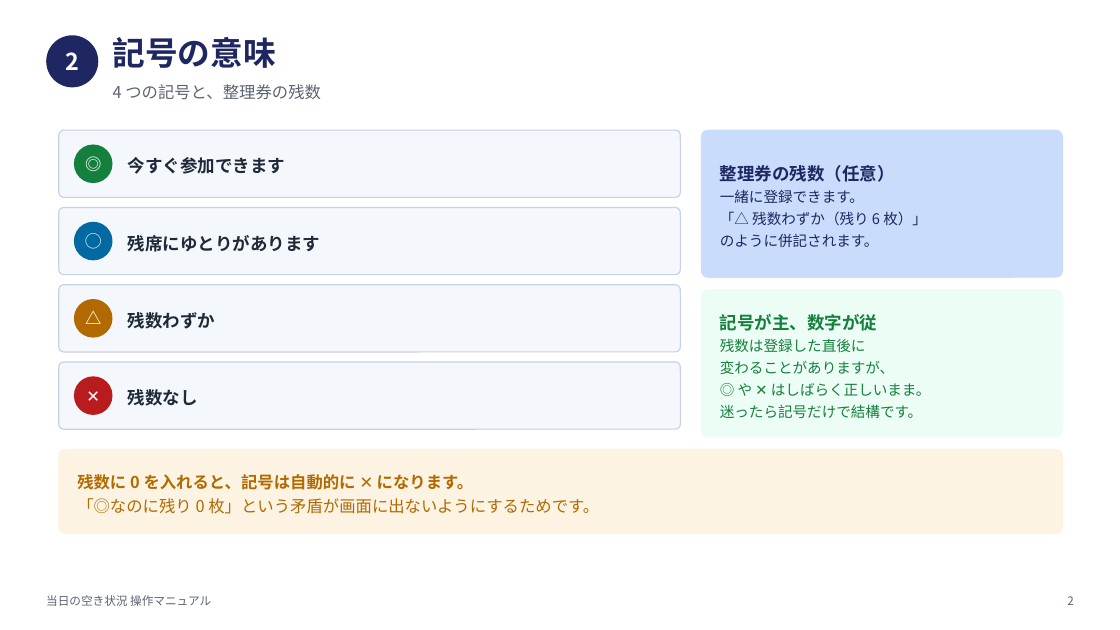
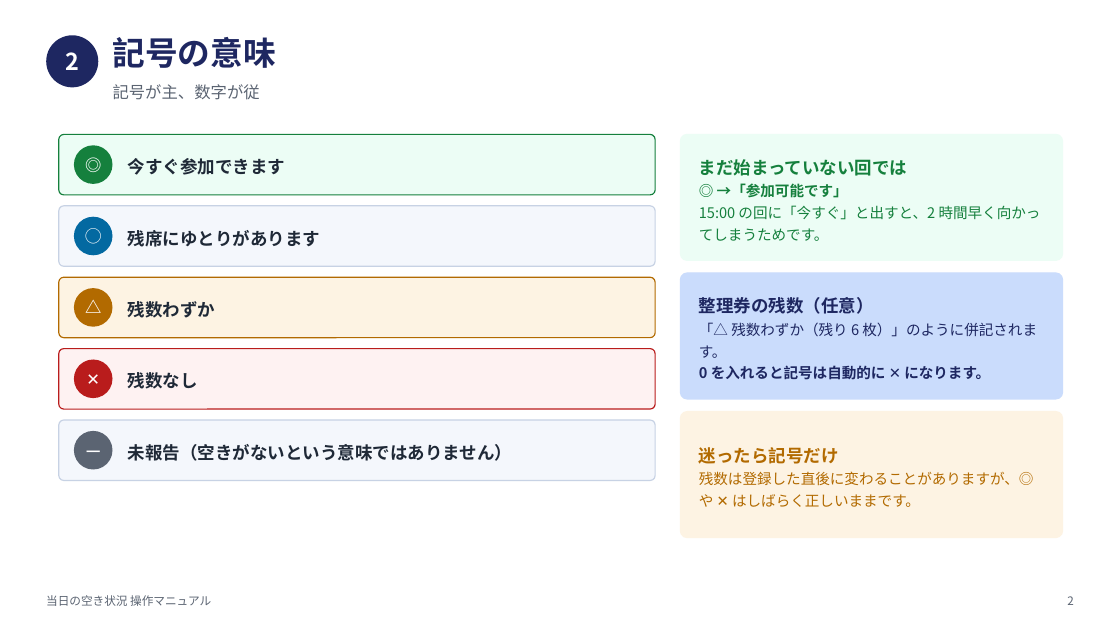
Before and after one commit to nisplus/reserve, a slide deck: slide 3 of docs/manual-vacancy.pptx. Drawn at 1120x630 pixels with LibreOffice and Linux fonts; fonts in the diff are those of the drawing. Boxes give left, top, right and bottom in pixels: in the first picture for what was removed or moved away, otherwise in the second. Text is boxed around its words. In the diff, an @@ line names an element or a change of style, - is before the commit and + after.

```diff
--- a/docs/manual-vacancy.pptx
+++ b/docs/manual-vacancy.pptx
@@ text at box(113, 84, 260, 100): text changed @@
-4 つの記号と、整理券の残数
+記号が主、数字が従
@@ rounded rectangle: place and size @@
-rounded rectangle at box(59, 130, 681, 197)
+rounded rectangle at box(59, 134, 655, 195)
@@ rounded rectangle at box(59, 134, 655, 195): fill #F4F7FC to #ECFDF5; outline #C7D2E4 1 pt to #15803D 1 pt; proportions changed @@
@@ rounded rectangle: place and size @@
-rounded rectangle at box(702, 130, 1063, 277)
+rounded rectangle at box(681, 134, 1063, 260)
@@ rounded rectangle at box(681, 134, 1063, 260): fill #CADCFC to #ECFDF5; outline #CADCFC 1 pt to #ECFDF5 1 pt; proportions changed @@
@@ text at box(699, 159, 1041, 241): text changed; size 14 to 12.5 pt; text colour #B26A00 to #15803D @@
-残数に 0 を入れると、記号は自動的に ✕ になります。
-「◎なのに残り 0 枚」という矛盾が画面に出ないようにするためです。
+まだ始まっていない回では
+◎ →「参加可能です」
+15:00 の回に「今すぐ」と出すと、2 時間早く向かってしまうためです。
@@ rounded rectangle: place and size @@
-rounded rectangle at box(59, 208, 681, 275)
+rounded rectangle at box(59, 206, 655, 266)
@@ rounded rectangle at box(59, 206, 655, 266): proportions changed @@
@@ ellipse: place and size @@
-ellipse at box(74, 222, 113, 260)
+ellipse at box(74, 217, 113, 255)
@@ text "◯": place and size @@
-text "◯" at box(74, 222, 113, 260)
+text "◯" at box(74, 217, 113, 255)
@@ text "残席にゆとりがあります": place and size @@
-text "残席にゆとりがあります" at box(128, 235, 320, 252)
+text "残席にゆとりがあります" at box(128, 230, 320, 247)
@@ rounded rectangle: place and size @@
-rounded rectangle at box(59, 285, 681, 352)
+rounded rectangle at box(59, 277, 655, 338)
@@ rounded rectangle at box(59, 277, 655, 338): fill #F4F7FC to #FDF3E3; outline #C7D2E4 1 pt to #B26A00 1 pt; proportions changed @@
@@ ellipse: place and size @@
-ellipse at box(74, 299, 113, 338)
+ellipse at box(74, 288, 113, 327)
@@ text "△": place and size @@
-text "△" at box(74, 299, 113, 338)
+text "△" at box(74, 288, 113, 327)
@@ text "残数わずか": place and size @@
-text "残数わずか" at box(128, 312, 215, 329)
+text "残数わずか" at box(128, 301, 215, 318)
@@ rounded rectangle: place and size @@
-rounded rectangle at box(702, 290, 1063, 437)
+rounded rectangle at box(681, 273, 1063, 399)
@@ rounded rectangle at box(681, 273, 1063, 399): fill #ECFDF5 to #CADCFC; outline #ECFDF5 1 pt to #CADCFC 1 pt; proportions changed @@
@@ text "整理券の残数（任意）": place and size @@
-text "整理券の残数（任意）" at box(720, 165, 927, 247)
+text "整理券の残数（任意）" at box(699, 297, 1037, 380)
@@ text at box(699, 322, 1037, 380): text changed @@
-一緒に登録できます。
-「△ 残数わずか（残り 6 枚）」
-のように併記されます。
+「△ 残数わずか（残り 6 枚）」のように併記されます。
+0 を入れると記号は自動的に ✕ になります。
@@ rounded rectangle: place and size @@
-rounded rectangle at box(59, 362, 681, 429)
+rounded rectangle at box(59, 349, 655, 409)
@@ rounded rectangle at box(59, 349, 655, 409): fill #F4F7FC to #FEF2F2; outline #C7D2E4 1 pt to #B91C1C 1 pt; proportions changed @@
@@ text "残数なし": place and size @@
-text "残数なし" at box(128, 389, 198, 406)
+text "残数なし" at box(128, 372, 198, 389)
@@ ellipse: place and size @@
-ellipse at box(74, 376, 113, 415)
+ellipse at box(74, 360, 113, 398)
@@ text "✕": place and size @@
-text "✕" at box(74, 376, 113, 415)
+text "✕" at box(74, 360, 113, 398)
@@ rounded rectangle added at box(681, 412, 1063, 538), fill #FDF3E3, outline #FDF3E3 1 pt @@
@@ rounded rectangle added at box(59, 420, 655, 481), fill #F4F7FC, outline #C7D2E4 1 pt @@
@@ ellipse added at box(74, 431, 113, 470), fill #5B6472 @@
@@ text added at box(74, 431, 113, 470), 14 pt, text #FFFFFF, bold @@
+—
@@ text added at box(128, 444, 512, 461), 15 pt, text #1F2937, bold @@
+未報告（空きがないという意味ではありません）
@@ text at box(699, 447, 1034, 507): text changed; text colour #15803D to #B26A00 @@
-記号が主、数字が従
-残数は登録した直後に
-変わることがありますが、
-◎ や ✕ はしばらく正しいまま。
-迷ったら記号だけで結構です。
+迷ったら記号だけ
+残数は登録した直後に変わることがありますが、◎ や ✕ はしばらく正しいままです。
@@ rounded rectangle removed at box(59, 450, 1063, 534) @@
```
Also in this commit, not shown: 8 other slides changed, 6 slides added, 1 slide removed, 9 other files.
